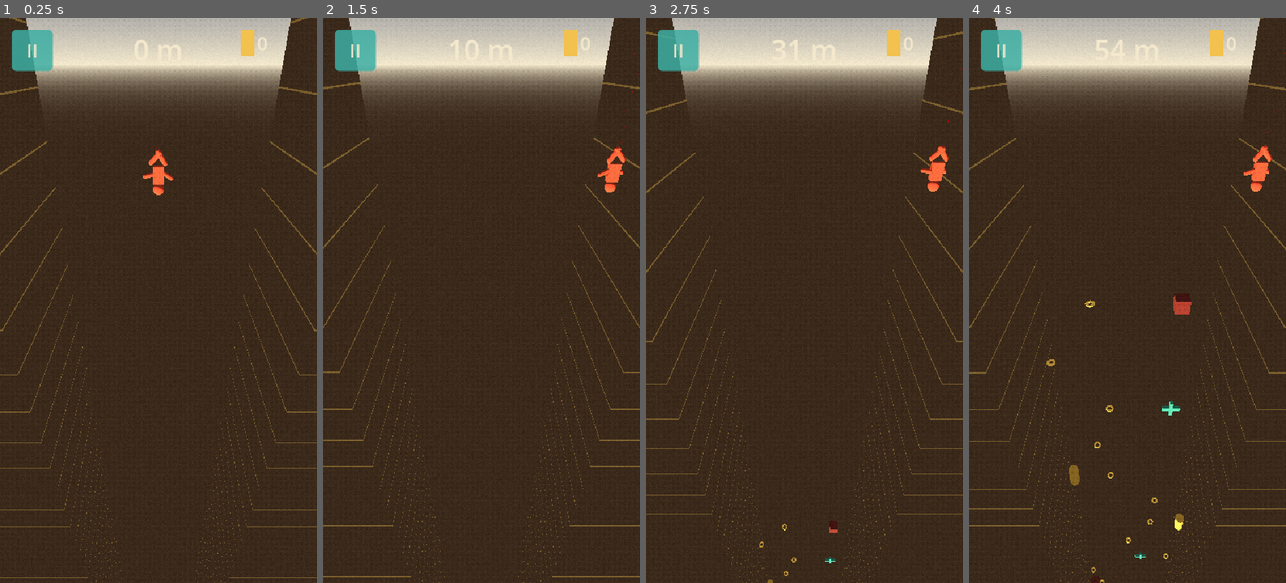
Above: before the commit, frames 1-4 (left to right).
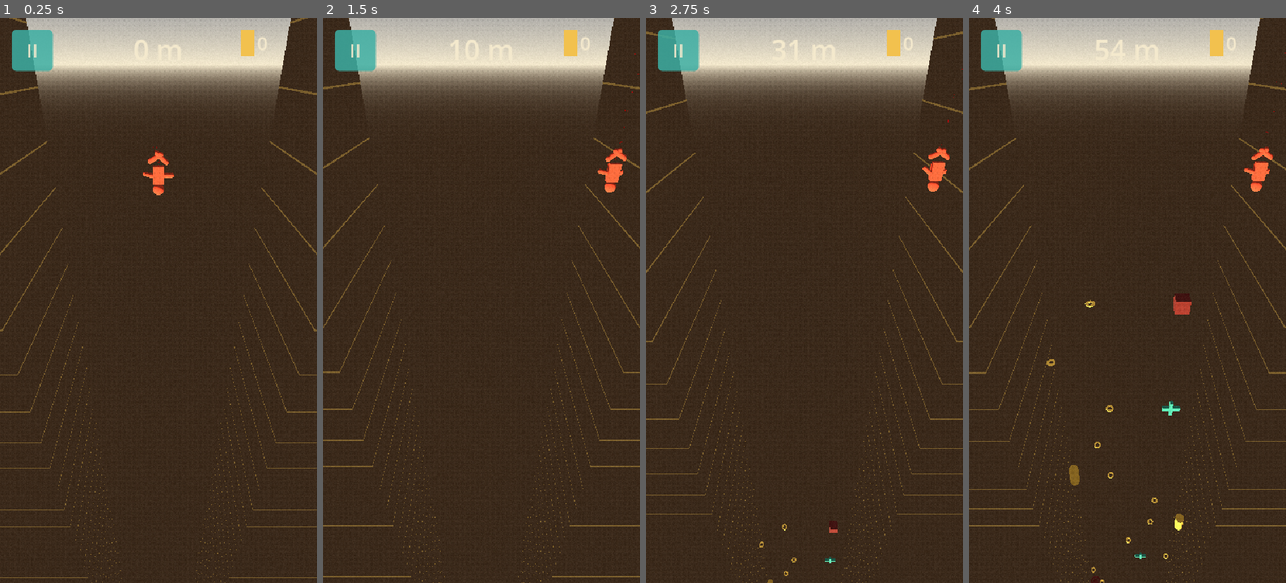
Above: after the commit, the same moments.

Repository: quvntvn/Hyperdive
Game: Godot game, scene res://scenes/game/main_game.tscn
Two runs of this game, one before a commit and one after it. Both use one fixed random seed, a clock stepped at 60 frames per second and the inputs below. This scene is started directly instead of the project's main scene.
Inputs (mouse positions are in pixels of both pictures, inside the frame that each line leads up to):
- Up to frame 1 (0.25 s): no input
- Up to frame 2 (1.5 s): tap Enter at 0.5 s; move the mouse to (551, 272) at 0.52 s; hold D (move_right) 0.53-1.25 s; tap 1 at 0.6 s; click (551, 272) at 0.67 s; drag from (418, 328) to (465, 413) at 1.27 s
- Up to frame 3 (2.75 s): move the mouse to (836, 176) at 2.02 s; hold D (move_right) from 2.03 s (still down); tap 3 at 2.1 s
- Up to frame 4 (4 s): release D (move_right) at 2.75 s; drag from (1111, 413) to (1032, 215) at 2.77 s; move the mouse to (1222, 385) at 3.52 s; hold A (move_left) from 3.53 s (still down); tap 2 at 3.6 s

The runs differ from the first frame. In frame 1, 0.1% of the frame differs, in the area x 45-55%, y 23-29%; in frame 2, less than 0.1%; in frame 3, less than 0.1%; in frame 4, less than 0.1%.

Commit message:
tune(player): pose de plongeon spread-eagle plus écartée et lisible
Bras à ±115° Z (quasi-horizontaux), jambes à ±58° Z pour silhouette en X/étoile.
Ajout du paramètre base_x à _apply_limb_sway pour incliner les bras vers la caméra (+22°).

Co-Authored-By: Claude Sonnet 4.6 <noreply@anthropic.com>

Diff:
--- a/hyperdive/scripts/player/player.gd
+++ b/hyperdive/scripts/player/player.gd
@@ -286,21 +286,22 @@
 	_sway_time += delta
 	_jolt = move_toward(_jolt, 0.0, delta * 4.0)
 	var lateral: float = linear_velocity.x
-	# speed, phase, base_z, z_amp, x_amp, lat_z, jolt_z, jolt_x
+	# speed, phase, base_z, z_amp, x_amp, lat_z, jolt_z, jolt_x, base_x
 	# lat_z positif car Character est flippé X=180° (Z local = -Z monde)
-	_apply_limb_sway($Character/ArmLeft,  lateral, delta, 3.1, 0.0,  80.0, 21.0,  9.0, 1.2,  45.0,  12.0)
-	_apply_limb_sway($Character/ArmRight, lateral, delta, 2.8, 1.7, -80.0, 18.0, 11.0, 1.2, -38.0, -20.0)
-	_apply_limb_sway($Character/LegLeft,  lateral, delta, 2.3, 0.9,  40.0,  9.0, 11.0, 0.5,  25.0,  30.0)
-	_apply_limb_sway($Character/LegRight, lateral, delta, 2.6, 2.4, -40.0,  8.0, 12.0, 0.5, -20.0, -25.0)
-	_apply_limb_sway($Character/Head,     lateral, delta, 1.8, 3.2,   0.0,  8.0,  5.0, 0.4,  20.0,   8.0)
+	# base_x positif = bras tirés légèrement vers l'arrière (vers la caméra)
+	_apply_limb_sway($Character/ArmLeft,  lateral, delta, 3.1, 0.0,  115.0, 15.0,  7.0, 1.2,  40.0,  10.0, 22.0)
+	_apply_limb_sway($Character/ArmRight, lateral, delta, 2.8, 1.7, -115.0, 13.0,  7.0, 1.2, -35.0, -18.0, 22.0)
+	_apply_limb_sway($Character/LegLeft,  lateral, delta, 2.3, 0.9,   58.0,  9.0, 10.0, 0.5,  25.0,  28.0)
+	_apply_limb_sway($Character/LegRight, lateral, delta, 2.6, 2.4,  -58.0,  8.0, 10.0, 0.5, -20.0, -24.0)
+	_apply_limb_sway($Character/Head,     lateral, delta, 1.8, 3.2,    0.0,  8.0,  5.0, 0.4,  20.0,   8.0)
 
 func _apply_limb_sway(node: Node3D, lateral: float, delta: float,
 		speed: float, phase: float,
 		base_z: float, z_amp: float, x_amp: float, lat_z: float,
-		jolt_z: float, jolt_x: float) -> void:
+		jolt_z: float, jolt_x: float, base_x: float = 0.0) -> void:
 	var s: float = sin(_sway_time * speed + phase)
 	var target := Vector3(
-		s * x_amp + _jolt * jolt_x,
+		base_x + s * x_amp + _jolt * jolt_x,
 		0.0,
 		base_z + s * z_amp + lateral * lat_z + _jolt * jolt_z
 	)
